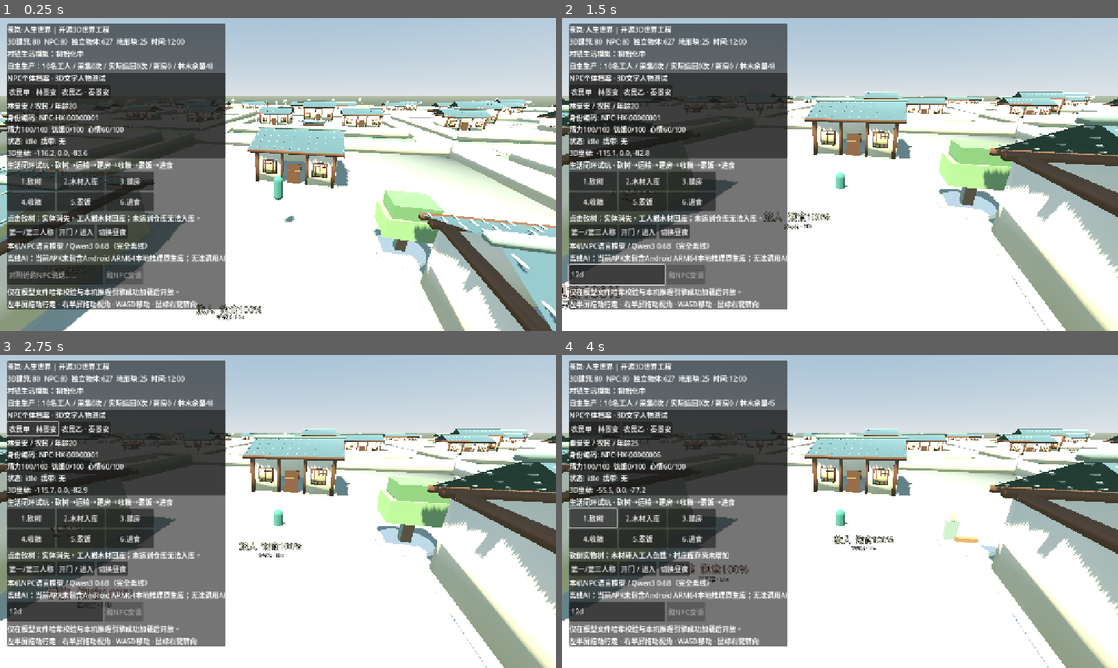
Above: before the commit, frames 1-4 (two rows, left to right).
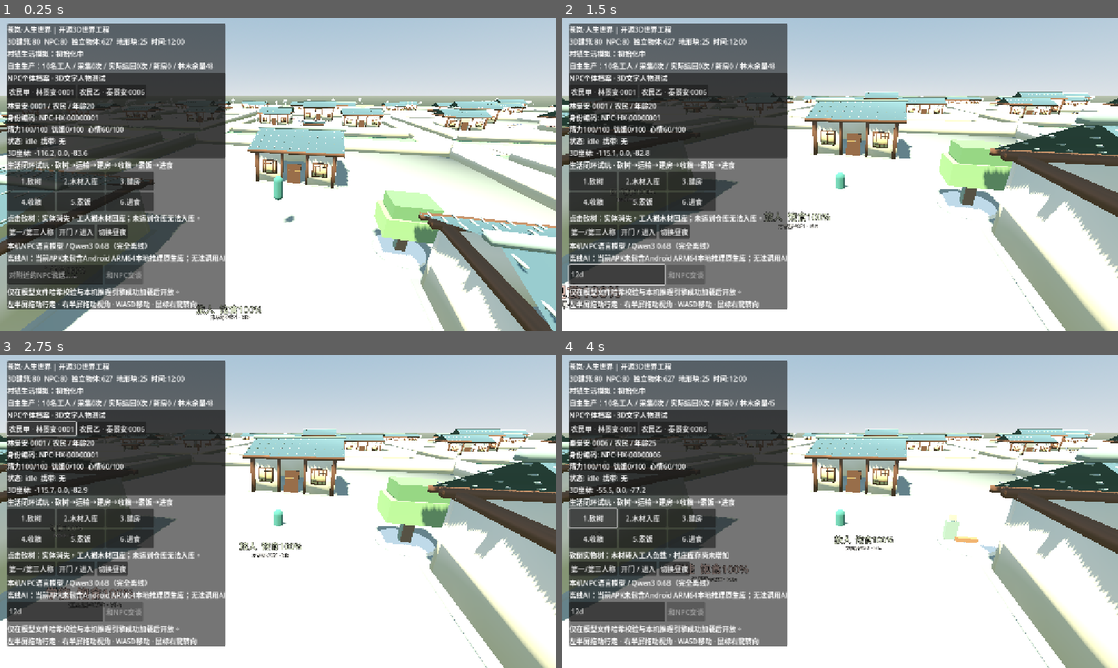
Above: after the commit, the same moments.

Repository: 160701541-cell/xinyanshuo
Game: Godot game, scene res://scenes/main.tscn
Two runs of this game, one before a commit and one after it. Both use one fixed random seed, a clock stepped at 60 frames per second and the inputs below.
Inputs (mouse positions are in pixels of both pictures, inside the frame that each line leads up to):
- Up to frame 1 (0.25 s): no input
- Up to frame 2 (1.5 s): click (617, 274) at 0.52 s; type "12" at 0.6 s; move the mouse to (962, 158) at 1.27 s; hold D from 1.28 s (still down); hold Shift from 1.28 s (still down); click (962, 158) at 1.42 s
- Up to frame 3 (2.75 s): release D at 2 s; release Shift at 2 s; click "农民甲 · 林景安" (after the commit: "农民甲 · 林景安·0001") at 2 s
- Up to frame 4 (4 s): click "农民乙 · 秦景安" (after the commit: "农民乙 · 秦景安·0006") at 2.75 s; click "1.砍树" at 3.5 s

The runs differ from the first frame. In frame 1, 0.5% of the frame differs, in the area x 5-93%, y 22-97%; in frame 2, 0.6%; in frame 3, 0.6%, in the area x 5-92%, y 21-81%; in frame 4, 0.6%.

Commit message:
fix(text-npc): guarantee distinct civilian display identities even when surnames/given names repeat; ID suffix is canonical stable

Diff:
--- a/game-source/godot3d/scripts/npc_agent.gd
+++ b/game-source/godot3d/scripts/npc_agent.gd
@@ -49,7 +49,7 @@
 	set_meta("role",profession)
 	set_meta("art_status","PROCEDURAL_HUMANOID_PLACEHOLDER")
 	var ordinal: int = absi(id.hash())
-	civilian_name = FAMILY_NAMES[ordinal%FAMILY_NAMES.size()] + GIVEN_NAMES[int(ordinal/FAMILY_NAMES.size())%GIVEN_NAMES.size()]
+	civilian_name = FAMILY_NAMES[ordinal%FAMILY_NAMES.size()] + GIVEN_NAMES[int(ordinal/FAMILY_NAMES.size())%GIVEN_NAMES.size()] + "·" + id.right(4)
 	set_meta("display_name",civilian_name)
 	if TEXT_ONLY_TEST_MODE:
 		text_marker = TextAvatar.new()
